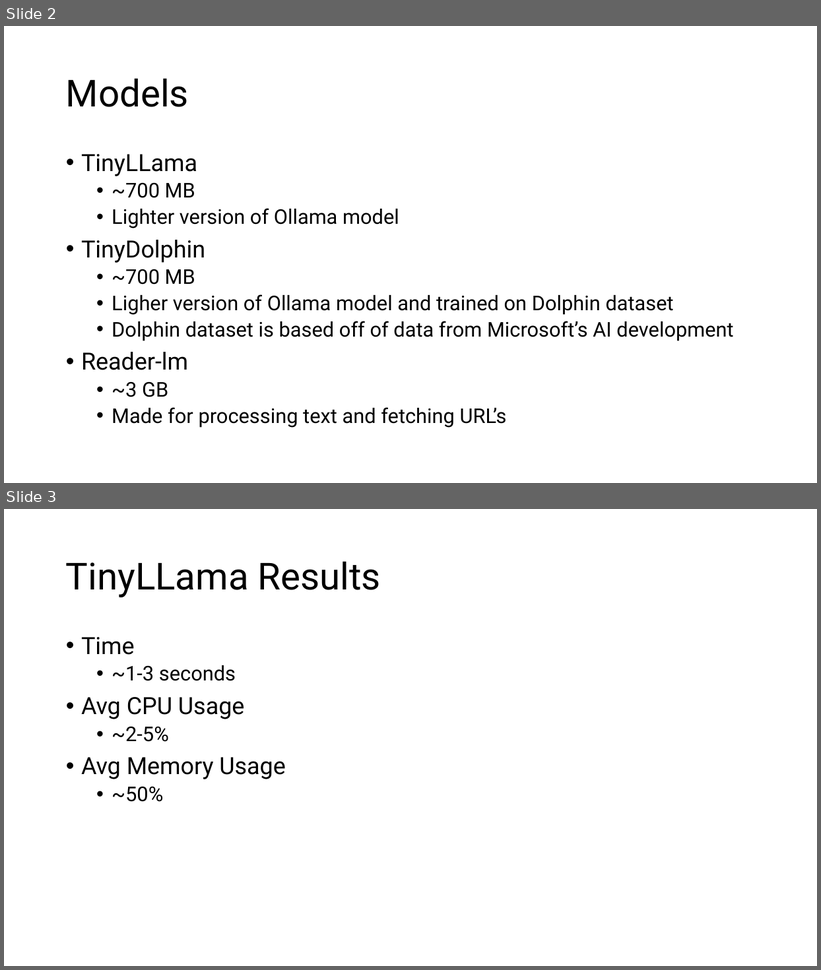
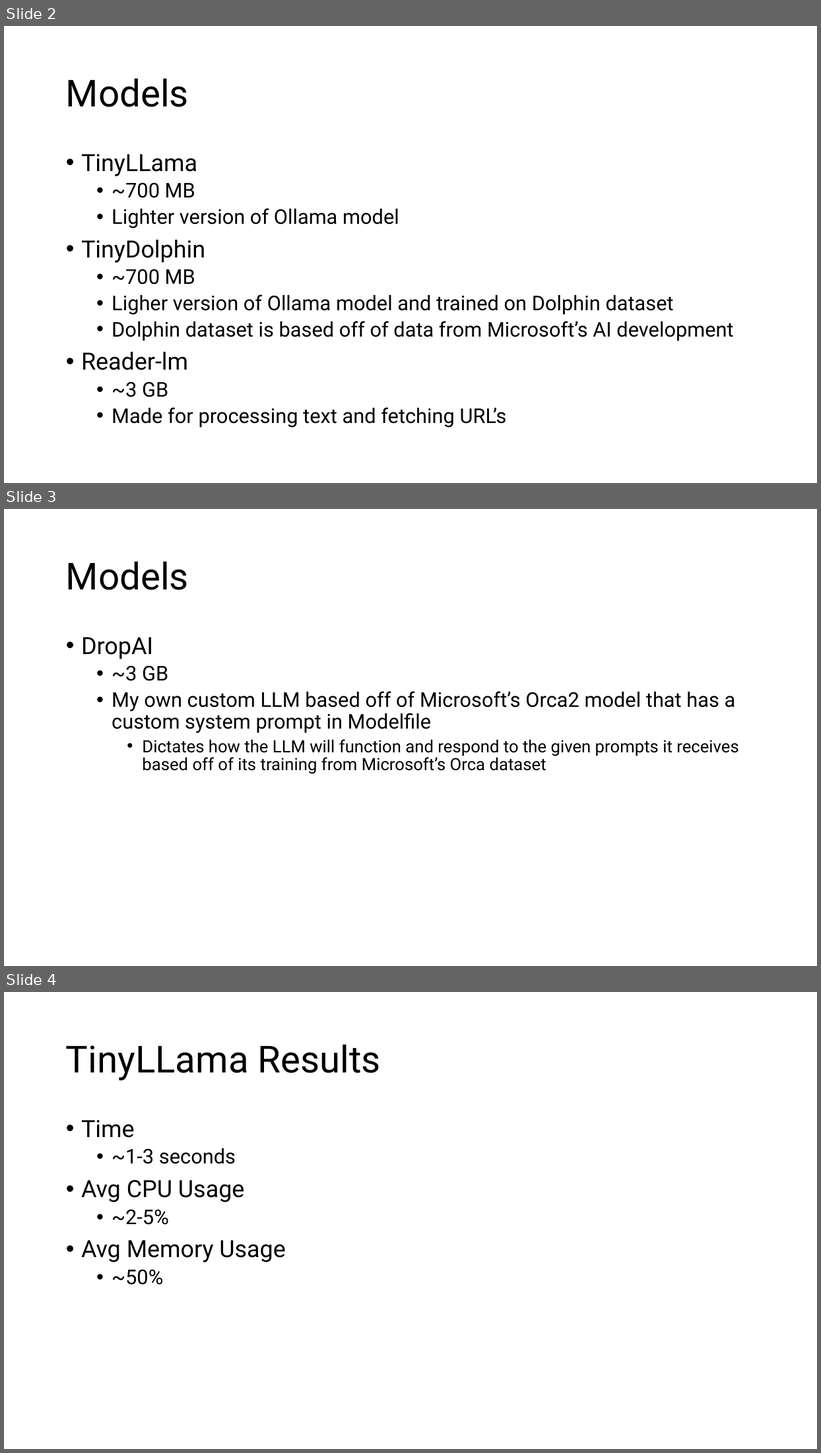
Before and after one commit to Harrison-Flax/Exam2, a slide deck: exam2.pptx. Shown one above the other, each under a label of ours: slides 2 and 3 before the commit, slides 2, 3 and 4 after it. The pictures are 821x970 and 821x1453 pixels, drawn with LibreOffice and Linux fonts; fonts in the diff are those of the drawing. Boxes give left, top, right and bottom in pixels: in the first picture for what was removed or moved away, otherwise in the second. Text is boxed around its words. In the diff, an @@ line names an element or a change of style, - is before the commit and + after.

Commit message:
Updated with DropAI

```diff
--- a/exam2.pptx
+++ b/exam2.pptx
@@ slide 3 added at (4,509,817,966), background #FFFFFF @@
@@ title added at (66,561,189,590), 44 pt, text #000000 @@
+Models
@@ text added at (81,637,739,774), 20 pt, text #000000 @@
+• DropAI
+  • ~3 GB
+  • My own custom LLM based off of Microsoft’s Orca2 model that has a custom system prompt in Modelfile
+    • Dictates how the LLM will function and respond to the given prompts it receives based off of its training from Microsoft’s Orca dataset
@@ what was slide 3 is now slide 4 @@
```
Also in this commit, not shown: 5 other slides added, 3 other files.
